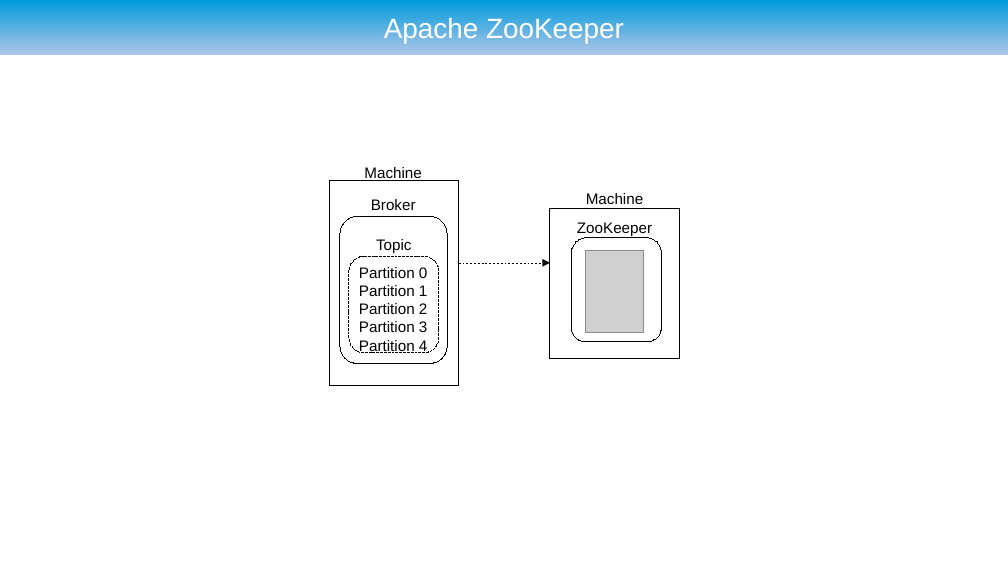
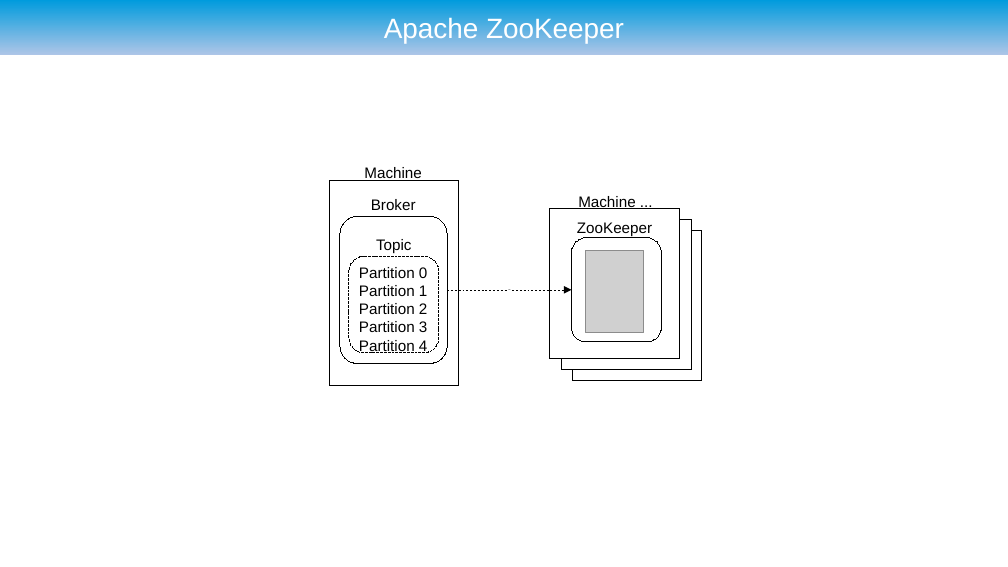
Before and after one commit to ryzlab/kafka-kompetensdag, a slide deck: slide 29 of doc/presentation-umejug.odp. Drawn at 1008x567 pixels with LibreOffice and Linux fonts; fonts in the diff are those of the drawing; grey boxes stand for pictures; background and template pictures are left out. Boxes give left, top, right and bottom in pixels: in the first picture for what was removed or moved away, otherwise in the second. Text is boxed around its words. In the diff, an @@ line names an element or a change of style, - is before the commit and + after.

```diff
--- a/doc/presentation-umejug.odp
+++ b/doc/presentation-umejug.odp
@@ rectangle at (x1=550, y1=209, x2=680, y2=359): fill none to #FFFFFF @@
@@ text at (x1=578, y1=196, x2=635, y2=209): text changed @@
-Machine
+Machine ...
@@ rectangle added at (x1=562, y1=220, x2=692, y2=370), fill #FFFFFF, outline #000000 0 pt @@
@@ rectangle added at (x1=573, y1=231, x2=702, y2=381), fill #FFFFFF, outline #000000 0 pt @@
@@ arrow moved from (459, 263) - (550, 263) to (447, 290) - (572, 290) @@
```
Also in this commit, not shown: 11 other slides changed, 1 slide added, 1 slide removed, 1 other file.
